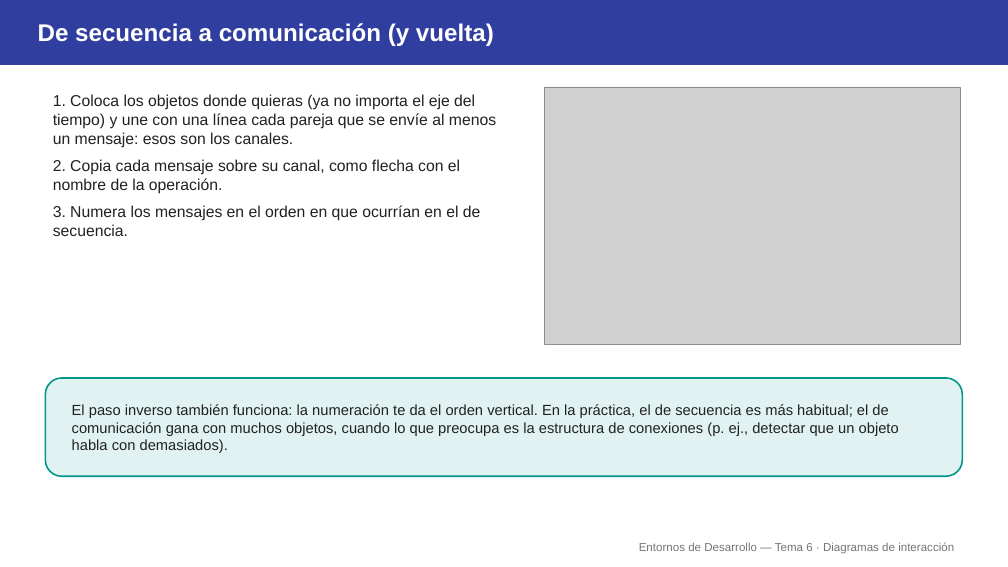
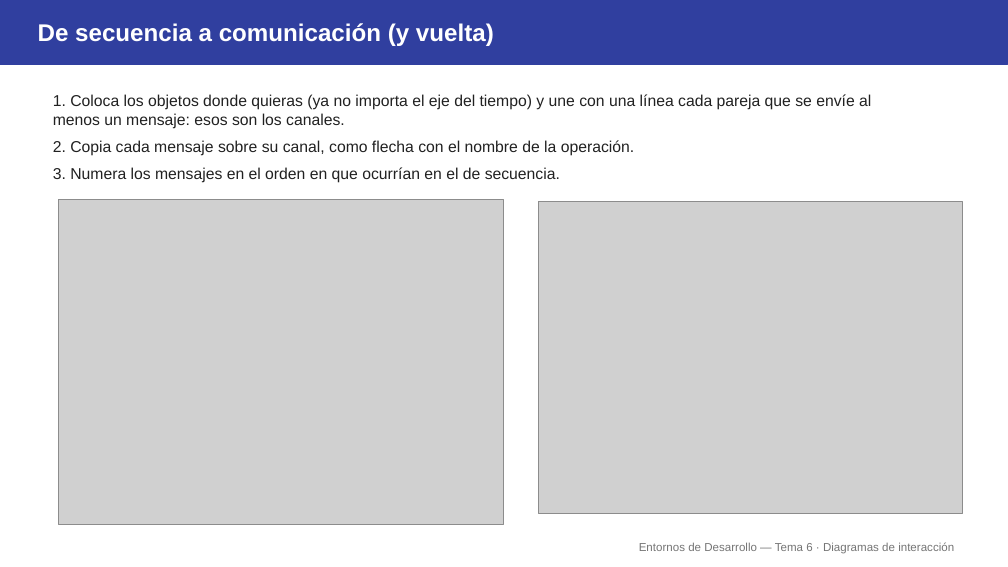
Before and after one commit to aitorventura/entornos-de-desarrollo, a slide deck: slide 17 of tema6/diapositivas/interaccion.pptx. Drawn at 1008x567 pixels with LibreOffice and Linux fonts; fonts in the diff are those of the drawing; grey boxes stand for pictures. Boxes give left, top, right and bottom in pixels: in the first picture for what was removed or moved away, otherwise in the second. Text is boxed around its words. In the diff, an @@ line names an element or a change of style, - is before the commit and + after.

```diff
--- a/tema6/diapositivas/interaccion.pptx
+++ b/tema6/diapositivas/interaccion.pptx
@@ text "1. Coloca los objetos donde ..." rewrapped from (x1=53, y1=94, x2=496, y2=236) to (x1=53, y1=94, x2=871, y2=183) @@
@@ picture added at (x1=58, y1=200, x2=504, y2=524) @@
@@ picture resized from (x1=544, y1=87, x2=960, y2=344) to (x1=538, y1=202, x2=963, y2=513) @@
@@ rounded rectangle removed at (x1=45, y1=378, x2=963, y2=476) @@
@@ text removed at (x1=72, y1=404, x2=899, y2=453) @@
-El paso inverso también funciona: la numeración te da el orden vertical. En la práctica, el de secuencia es más habitual; el de comunicación gana con muchos objetos, cuando lo que preocupa es la estructura de conexiones (p. ej., detectar que un objeto habla con demasiados).
```
Also in this commit, not shown: 7 other slides changed, 1 other file.
